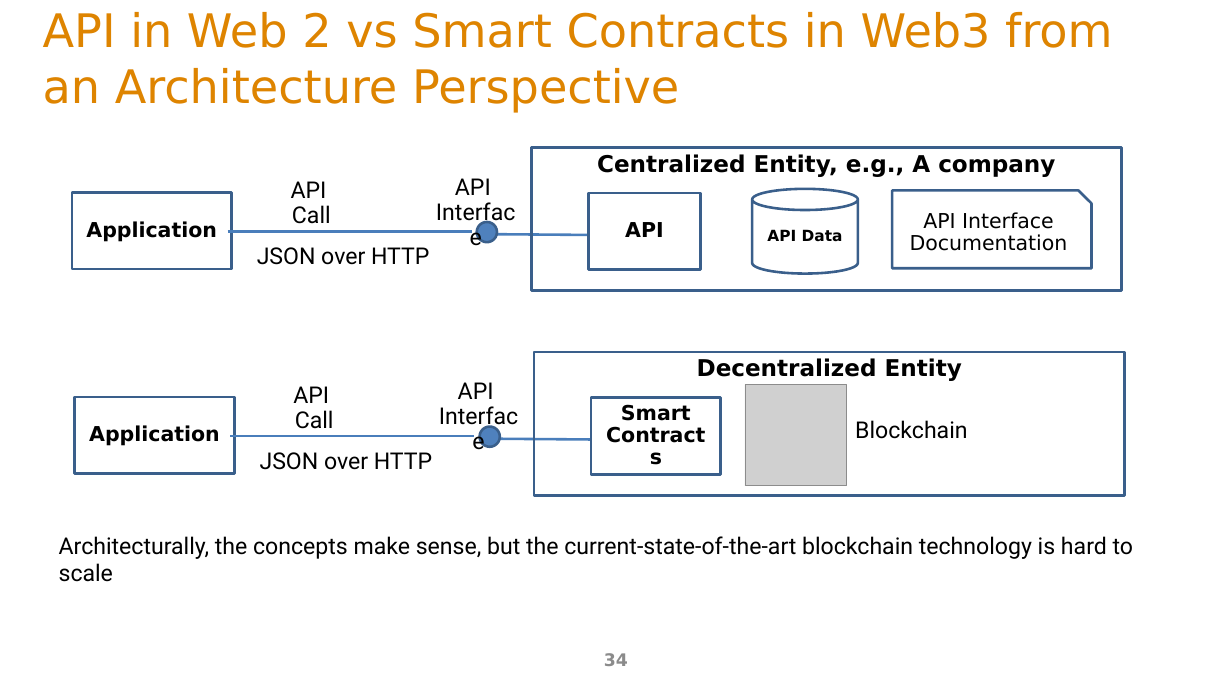
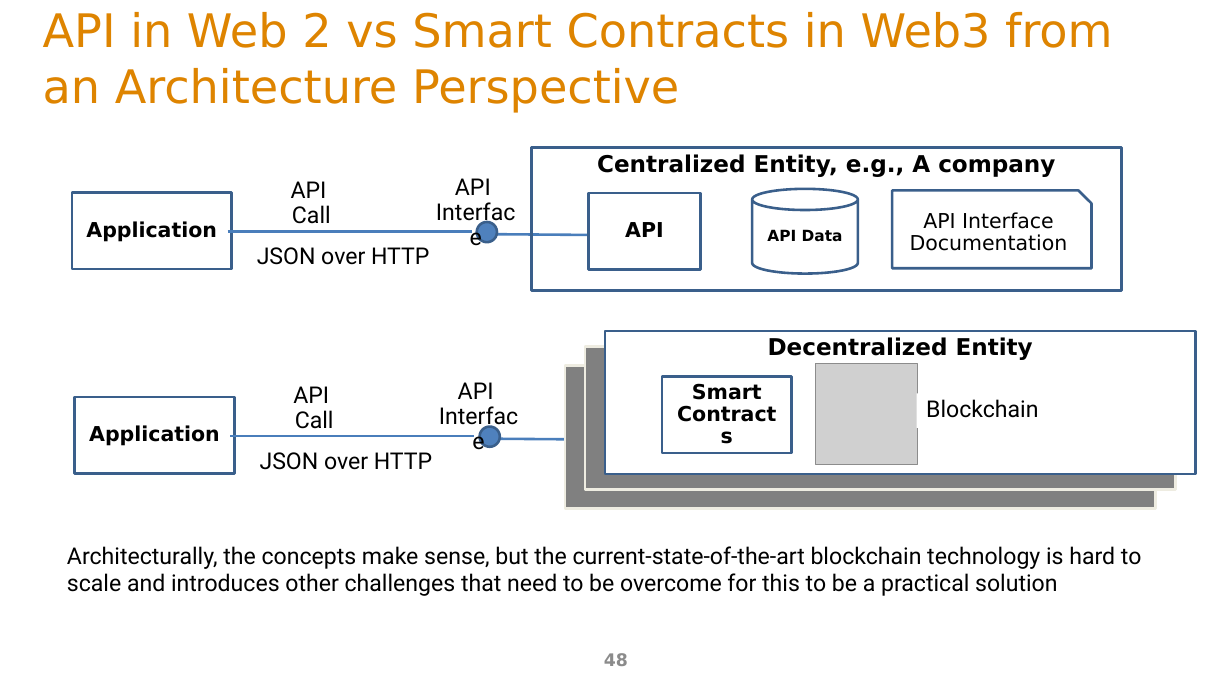
Before and after one commit to ArchitectingSoftware/SE577-SoftwareArchitecture, a slide deck: slide 48 of lectures/m5WebAndApiArchitecture.pptx (slide 34 before the commit). Drawn at 1232x693 pixels with LibreOffice and Linux fonts; fonts in the diff are those of the drawing; grey boxes stand for pictures. Boxes give left, top, right and bottom in pixels: in the first picture for what was removed or moved away, otherwise in the second. Text is boxed around its words. In the diff, an @@ line names an element or a change of style, - is before the commit and + after.

Commit message:
web architecture update

```diff
--- a/lectures/m5WebAndApiArchitecture.pptx
+++ b/lectures/m5WebAndApiArchitecture.pptx
@@ rectangle added at (x1=585, y1=347, x2=1176, y2=490), fill #808080, outline #EEECE1 2 pt @@
@@ rectangle "Decentralized Entity" at (x1=605, y1=331, x2=1196, y2=474): fill none to #FFFFFF @@
@@ rectangle added at (x1=566, y1=366, x2=1156, y2=509), fill #808080, outline #EEECE1 2 pt @@
@@ rectangle "Smart Contracts" at (x1=663, y1=376, x2=792, y2=453): fill none to #FFFFFF @@
@@ 2 rectangles, 1 picture, 1 text moved together from (x1=534, y1=352, x2=1125, y2=495) to (x1=605, y1=331, x2=1196, y2=474) @@
@@ text at (x1=67, y1=546, x2=1141, y2=596): text changed @@
-Architecturally, the concepts make sense, but the current-state-of-the-art blockchain technology is hard to scale
+Architecturally, the concepts make sense, but the current-state-of-the-art blockchain technology is hard to scale and introduces other challenges that need to be overcome for this to be a practical solution
@@ page number at (x1=604, y1=653, x2=628, y2=666): text changed @@
-34
+48
```
Also in this commit, not shown: 2 other slides changed, 17 slides added, 2 slides removed, 1 other file.
